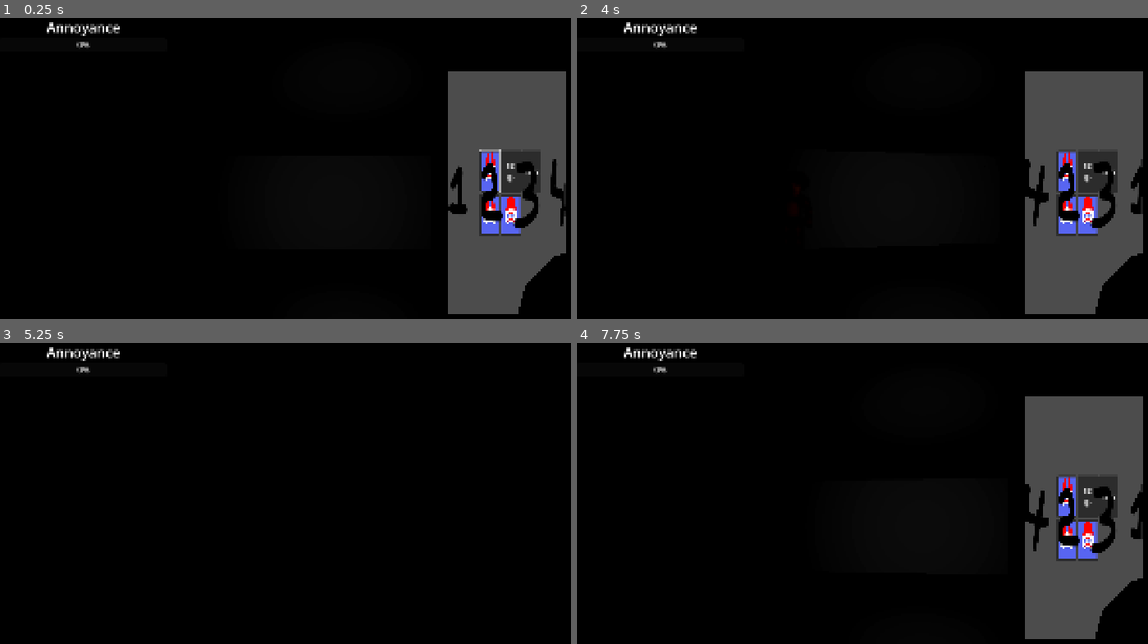
Above: before the commit, frames 1-4 (two rows, left to right).
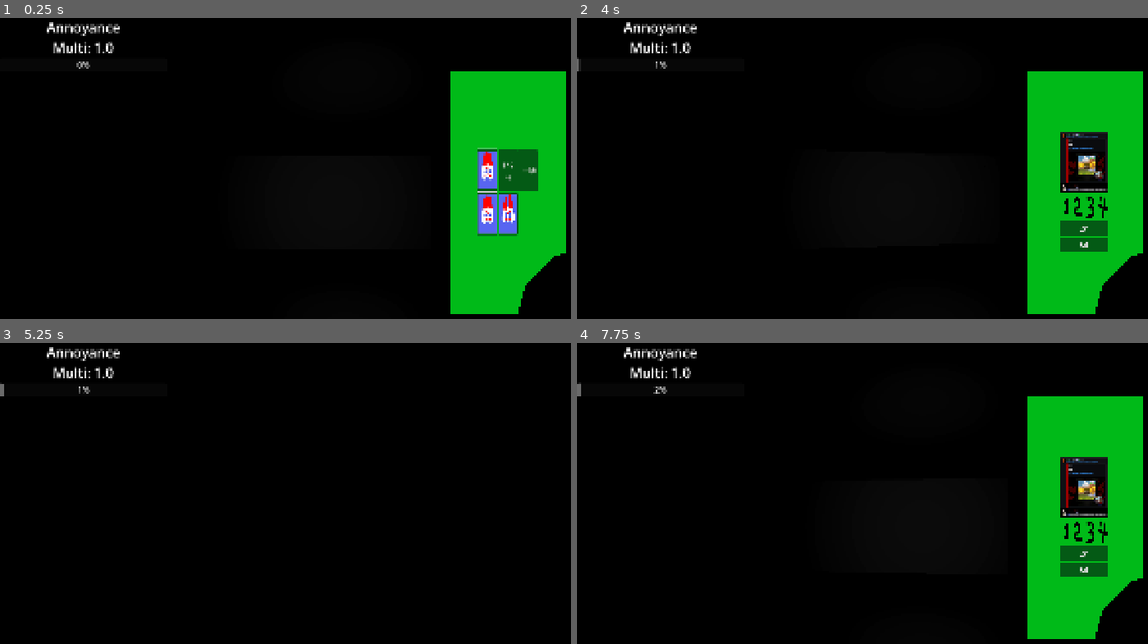
Above: after the commit, the same moments.

Repository: olinolinolinolin/f-n-a-k-five-nights-at-kecks
Game: Godot game, scene res://testhub1.tscn
Two runs of this game, one before a commit and one after it. Both use one fixed random seed, a clock stepped at 60 frames per second and the inputs below.
Inputs (mouse positions are in pixels of both pictures, inside the frame that each line leads up to):
- Up to frame 1 (0.25 s): no input
- Up to frame 2 (4 s): tap Enter (ui_accept) at 0.5, 0.77, 1.25, 1.52, 2, 2.75, 3.02, 3.5, 3.77 s; move the mouse to (942, 201) at 0.52 s; tap Q (hide) at 0.6, 3.8 s; click (942, 201) at 0.67 s; tap 1 (qte1) at 0.8, 1.35 s; move the mouse to (873, 204) at 1.27 s; click (873, 204) at 1.42 s; tap 2 (qte2) at 1.55, 2.1 s; move the mouse to (919, 195) at 2.02 s; click (919, 195) at 2.17 s; tap 3 (qte3) at 2.3, 2.85 s; move the mouse to (896, 207) at 2.77 s; click (896, 207) at 2.92 s; tap 4 (qte4) at 3.05, 3.6 s; move the mouse to (953, 207) at 3.52 s; click (953, 207) at 3.67 s
- Up to frame 3 (5.25 s): move the mouse to (279, 523) at 4.27 s; tap Q (hide) at 4.35 s; click (279, 523) at 4.42 s; tap Enter (ui_accept) at 4.52, 5 s; tap 1 (qte1) at 4.55 s; move the mouse to (336, 526) at 5.02 s; tap E (phone) at 5.1 s; click (336, 526) at 5.17 s
- Up to frame 4 (7.75 s): tap 2 (qte2) at 5.3, 6.6 s; move the mouse to (879, 520) at 5.77 s; tap 1 (qte1) at 5.85 s; click (879, 520) at 5.92 s; tap Enter (ui_accept) at 6.02, 6.77, 7.52 s; tap 3 (qte3) at 6.05, 7.35 s; move the mouse to (942, 526) at 6.52 s; click (942, 526) at 6.67 s; tap 4 (qte4) at 6.8 s; move the mouse to (873, 529) at 7.27 s; click (873, 529) at 7.42 s; tap Q (hide) at 7.55 s

The runs differ from the first frame. In frame 1, 15% of the frame differs, in the area x 9-100%, y 7-99%; in frame 2, 15%; in frame 3, 0.3%; in frame 4, 15%, in the area x 0-100%, y 7-99%.

Commit message:
EVEN MORE FUCKING PHONE UI FUCK FUCK FUCK
FUCK FUCK FUCK

Changed some structuring to make it
easier to design for later.

Diff:
--- a/phonescreen.tscn
+++ b/phonescreen.tscn
@@ -3,17 +3,25 @@
 [ext_resource type="Texture2D" uid="uid://b1ywwqcbwcp88" path="res://assets/sprites/evilcord.png" id="1_c7pon"]
 [ext_resource type="Script" uid="uid://culexwsjsns13" path="res://phoneui.gd" id="1_pgscc"]
 [ext_resource type="Texture2D" uid="uid://dx3wa7mes6xob" path="res://assets/sprites/test assets/1.png" id="3_bkcj5"]
+[ext_resource type="Texture2D" uid="uid://di6wu3cc7oy5h" path="res://assets/sprites/discordchat.png" id="3_c0vrj"]
 [ext_resource type="Texture2D" uid="uid://turkdfqufv6y" path="res://assets/sprites/test assets/2.png" id="4_c0vrj"]
 [ext_resource type="Texture2D" uid="uid://dfb3nb3il8k00" path="res://assets/sprites/test assets/3.png" id="5_jy02w"]
 [ext_resource type="Texture2D" uid="uid://cqmtu8lr7d7u3" path="res://assets/sprites/test assets/4.png" id="6_qxtta"]
 
 [node name="Control" type="Control" unique_id=1079393012]
 layout_mode = 3
-anchors_preset = 15
-anchor_right = 1.0
-anchor_bottom = 1.0
+anchors_preset = 8
+anchor_left = 0.5
+anchor_top = 0.5
+anchor_right = 0.5
+anchor_bottom = 0.5
+offset_left = -256.0
+offset_top = -256.0
+offset_right = 256.0
+offset_bottom = 256.0
 grow_horizontal = 2
 grow_vertical = 2
+pivot_offset = Vector2(256, 256)
 script = ExtResource("1_pgscc")
 
 [node name="ColorRect" type="ColorRect" parent="." unique_id=431560513]
@@ -76,79 +84,101 @@
 focus_neighbor_right = NodePath("../Button")
 icon = ExtResource("1_c7pon")
 
-[node name="GnomeButtons" type="HBoxContainer" parent="." unique_id=1493342502]
+[node name="VBoxContainer" type="VBoxContainer" parent="." unique_id=47579587]
 visible = false
-top_level = true
-custom_minimum_size = Vector2(200, 200)
-layout_mode = 0
-offset_left = 11.0
-offset_top = 334.0
-offset_right = 321.0
-offset_bottom = 534.0
-
-[node name="Back" type="Button" parent="GnomeButtons" unique_id=1318978197]
-z_index = 10
-y_sort_enabled = true
-layout_mode = 2
-theme_override_font_sizes/font_size = 50
-text = "Back"
-
-[node name="Scare Gnome" type="Button" parent="GnomeButtons" unique_id=2093452016]
-z_index = 10
-y_sort_enabled = true
-layout_mode = 2
-theme_override_font_sizes/font_size = 50
-text = "Scare
-Gnome"
-
-[node name="GnomeRingView" type="TextureRect" parent="." unique_id=738056034]
-visible = false
-layout_mode = 1
-anchors_preset = 15
-anchor_right = 1.0
-anchor_bottom = 1.0
-offset_left = 567.0
-offset_top = 334.0
-offset_right = -585.0
-offset_bottom = -314.0
-grow_horizontal = 2
-grow_vertical = 2
-
-[node name="QteVContainer" type="VBoxContainer" parent="." unique_id=1555622365]
 layout_mode = 1
 anchors_preset = 8
 anchor_left = 0.5
 anchor_top = 0.5
 anchor_right = 0.5
 anchor_bottom = 0.5
-offset_left = -306.0
-offset_top = -75.0
-offset_right = 306.0
-offset_bottom = 75.0
 grow_horizontal = 2
 grow_vertical = 2
 
+[node name="GnomeRingView" type="TextureRect" parent="VBoxContainer" unique_id=738056034]
+layout_mode = 2
+
+[node name="GnomeButtons" type="HBoxContainer" parent="VBoxContainer" unique_id=1493342502]
+top_level = true
+layout_mode = 2
+
+[node name="Back" type="Button" parent="VBoxContainer/GnomeButtons" unique_id=1318978197]
+z_index = 10
+y_sort_enabled = true
+layout_mode = 2
+text = "Back"
+
+[node name="Scare Gnome" type="Button" parent="VBoxContainer/GnomeButtons" unique_id=2093452016]
+z_index = 10
+y_sort_enabled = true
+layout_mode = 2
+text = "Scare
+Gnome"
+
+[node name="QteVContainer" type="VBoxContainer" parent="." unique_id=1555622365]
+visible = false
+layout_mode = 1
+anchors_preset = 8
+anchor_left = 0.5
+anchor_top = 0.5
+anchor_right = 0.5
+anchor_bottom = 0.5
+offset_left = -106.0
+offset_top = -91.0
+offset_right = 106.0
+offset_bottom = 91.0
+grow_horizontal = 2
+grow_vertical = 2
+pivot_offset = Vector2(351, 72)
+
+[node name="TextureRect" type="TextureRect" parent="QteVContainer" unique_id=975070946]
+custom_minimum_size = Vector2(128, 128)
+layout_mode = 2
+texture = ExtResource("3_c0vrj")
+expand_mode = 1
+
 [node name="QteHContainer" type="HBoxContainer" parent="QteVContainer" unique_id=644184991]
 layout_mode = 2
+alignment = 1
 
 [node name="QTERect1" type="TextureRect" parent="QteVContainer/QteHContainer" unique_id=1017101745]
+custom_minimum_size = Vector2(50, 50)
 layout_mode = 2
 texture = ExtResource("3_bkcj5")
+expand_mode = 1
 
 [node name="QTERect2" type="TextureRect" parent="QteVContainer/QteHContainer" unique_id=1899433710]
+custom_minimum_size = Vector2(50, 50)
 layout_mode = 2
 texture = ExtResource("4_c0vrj")
+expand_mode = 1
 
 [node name="QTERect3" type="TextureRect" parent="QteVContainer/QteHContainer" unique_id=1857151402]
+custom_minimum_size = Vector2(50, 50)
 layout_mode = 2
 texture = ExtResource("5_jy02w")
+expand_mode = 1
 
 [node name="QTERect4" type="TextureRect" parent="QteVContainer/QteHContainer" unique_id=680469161]
+custom_minimum_size = Vector2(50, 50)
 layout_mode = 2
 texture = ExtResource("6_qxtta")
+expand_mode = 1
+
+[node name="QteStartButton" type="Button" parent="QteVContainer" unique_id=640858710]
+layout_mode = 2
+focus_neighbor_bottom = NodePath("../QteBackButton")
+text = "Start"
+
+[node name="QteBackButton" type="Button" parent="QteVContainer" unique_id=856245175]
+layout_mode = 2
+focus_neighbor_top = NodePath("../QteStartButton")
+text = "Back"
 
 [connection signal="pressed" from="GridContainer/Button" to="." method="_on_button_pressed"]
 [connection signal="pressed" from="GridContainer/Button2" to="." method="_on_button_2_pressed"]
 [connection signal="pressed" from="GridContainer/Button3" to="." method="_on_button_3_pressed"]
-[connection signal="pressed" from="GnomeButtons/Back" to="." method="_on_back_pressed"]
-[connection signal="pressed" from="GnomeButtons/Scare Gnome" to="." method="_on_scare_gnome_pressed"]
+[connection signal="pressed" from="VBoxContainer/GnomeButtons/Back" to="." method="_on_back_pressed"]
+[connection signal="pressed" from="VBoxContainer/GnomeButtons/Scare Gnome" to="." method="_on_scare_gnome_pressed"]
+[connection signal="pressed" from="QteVContainer/QteStartButton" to="." method="_on_qte_start_button_pressed"]
+[connection signal="pressed" from="QteVContainer/QteBackButton" to="." method="_on_qte_back_button_pressed"]
--- a/phoneui.gd
+++ b/phoneui.gd
@@ -19,8 +19,10 @@
 	$GridContainer/Button.grab_focus()
 
 
+
+
 # Called every frame. 'delta' is the elapsed time since the previous frame.
-func _process(delta: float) -> void:
+func _input(event: InputEvent) -> void:
 	if qtebeingdone == true:
 		if Input.is_action_just_pressed("qte1"):
 			enteredqtesequence.append("1")
@@ -62,7 +64,9 @@
 			qtefail()
 
 func _on_button_pressed() -> void:
-	discordqtecheck()
+	$QteVContainer.show()
+	$GridContainer.hide()
+	$QteVContainer/QteStartButton.grab_focus()
 
 
 func _on_button_3_pressed() -> void:
@@ -98,16 +102,15 @@
 
 
 func _on_back_pressed() -> void:
-	$GnomeRingView.hide()
-	$GnomeButtons.hide()
+	$VBoxContainer.hide()
 	$GridContainer.show()
+	$GridContainer/Button.grab_focus()
 
 
 func _on_button_2_pressed() -> void:
 	$GridContainer.hide()
-	$GnomeButtons.show()
-	$GnomeRingView.show()
-	$GnomeButtons/Back.grab_focus()
+	$VBoxContainer.show()
+	$VBoxContainer/GnomeButtons/Back.grab_focus()
 
 
 func _on_scare_gnome_pressed() -> void:
@@ -137,7 +140,7 @@
 	qteprogresscheck = 0
 	print("you did it")
 	enteredqtesequence.clear()
-	qteresult.emit(1)
+	qteresult.emit(.3)
 
 
 func qtefail():
@@ -145,4 +148,14 @@
 	qteprogresscheck = 0
 	print("you fucked up")
 	enteredqtesequence.clear()
-	qteresult.emit(-1)
+	qteresult.emit(-.3)
+
+
+func _on_qte_back_button_pressed() -> void:
+	$QteVContainer.hide()
+	$GridContainer.show()
+	$GridContainer/Button.grab_focus()
+
+
+func _on_qte_start_button_pressed() -> void:
+	discordqtecheck()
--- a/scenes/enemies/keckbearFNAK1.tscn
+++ b/scenes/enemies/keckbearFNAK1.tscn
@@ -33,5 +33,6 @@
 stream = ExtResource("3_mjmd0")
 
 [node name="visibletime" type="Timer" parent="." unique_id=1226658766]
+one_shot = true
 
 [connection signal="timeout" from="visibletime" to="." method="_on_visibletime_timeout"]
--- a/testhub1.tscn
+++ b/testhub1.tscn
@@ -13,9 +13,6 @@
 height = 21.0
 radius = 2.0
 
-[sub_resource type="ViewportTexture" id="ViewportTexture_l2drd"]
-viewport_path = NodePath("Player/Player Camera/Phone/PhoneBody/PhoneScreen/SubViewport")
-
 [sub_resource type="ConcavePolygonShape3D" id="ConcavePolygonShape3D_iquic"]
 data = PackedVector3Array(0.5, -0.5, 0, -0.5, -0.5, 0, 0.5, 0.5, 0, -0.5, -0.5, 0, -0.5, 0.5, 0, 0.5, 0.5, 0)
 
@@ -46,8 +43,11 @@
 }
 point_count = 5
 
-[node name="Node3D" type="Node3D" unique_id=687863000]
+[node name="Node3D" type="Node3D" unique_id=687863000 node_paths=PackedStringArray("CompProgressBar", "PatienceTimer", "MultiLabel")]
 script = ExtResource("1_l4bsx")
+CompProgressBar = NodePath("Control/ComplaintProgressUI/ComplainProgresBar")
+PatienceTimer = NodePath("Patience")
+MultiLabel = NodePath("Control/ComplaintProgressUI/MultiLabel")
 
 [node name="Room1" type="CSGBox3D" parent="." unique_id=648013926]
 transform = Transform3D(1, 0, 0, 0, 1, 0, 0, 0, 1, 0.19995117, 0, 0)
@@ -102,10 +102,6 @@
 transform = Transform3D(1, 0, 0, 0, 1, 0, 0, 0, 1, 0.33771825, -0.529721, 0.10998821)
 radius = 0.32545885
 
-[node name="Sprite3D" type="Sprite3D" parent="Player/Player Camera/Phone" unique_id=445940984]
-transform = Transform3D(0.08790785, 0, 0, 0, 0.18719022, 0, 8.881784e-16, 0, 0.99999994, 0, 0, 0.0524745)
-texture = SubResource("ViewportTexture_l2drd")
-
 [node name="PhoneBody" type="StaticBody3D" parent="Player/Player Camera/Phone" unique_id=1840292616]
 transform = Transform3D(1, 0, 0, 0, 1, 0, 0, 0, 1, -3.8146973e-06, 0, 0.060123444)
 script = ExtResource("4_l2drd")
@@ -124,22 +120,18 @@
 physics_object_picking = true
 
 [node name="Phone Screen Texture" parent="Player/Player Camera/Phone/PhoneBody/PhoneScreen/SubViewport" unique_id=1918666695 instance=ExtResource("4_iquic")]
-offset_left = 390.0
-offset_top = 6.0
-offset_right = -366.0
-offset_bottom = -3.0
 focus_mode = 2
 
 [node name="Button" parent="Player/Player Camera/Phone/PhoneBody/PhoneScreen/SubViewport/Phone Screen Texture/GridContainer" parent_id_path=PackedInt32Array(1918666695, 1228841675) index="0" unique_id=362813103]
 focus_next = NodePath("../Button2")
 focus_behavior_recursive = 2
 
-[node name="Back" parent="Player/Player Camera/Phone/PhoneBody/PhoneScreen/SubViewport/Phone Screen Texture/GnomeButtons" parent_id_path=PackedInt32Array(1918666695, 1493342502) index="0" unique_id=1318978197]
+[node name="GnomeRingView" parent="Player/Player Camera/Phone/PhoneBody/PhoneScreen/SubViewport/Phone Screen Texture/VBoxContainer" parent_id_path=PackedInt32Array(1918666695, 47579587) index="0" unique_id=738056034]
+texture = SubResource("ViewportTexture_skcaj")
+
+[node name="Back" parent="Player/Player Camera/Phone/PhoneBody/PhoneScreen/SubViewport/Phone Screen Texture/VBoxContainer/GnomeButtons" parent_id_path=PackedInt32Array(1918666695, 1493342502) index="0" unique_id=1318978197]
 z_as_relative = false
 y_sort_enabled = false
-
-[node name="GnomeRingView" parent="Player/Player Camera/Phone/PhoneBody/PhoneScreen/SubViewport/Phone Screen Texture" index="3" unique_id=738056034]
-texture = SubResource("ViewportTexture_skcaj")
 
 [node name="WorldEnvironment" type="WorldEnvironment" parent="." unique_id=782115699]
 environment = SubResource("Environment_l4bsx")
@@ -164,20 +156,21 @@
 
 [node name="Keckbear" parent="." unique_id=376216375 instance=ExtResource("6_82okx")]
 transform = Transform3D(0.5, 0, 0, 0, 0.5, 0, 0, 0, 0.5, -1, -1, 1)
+attacktime1 = 15.0
+attacktime2 = 30.0
 
 [node name="Path3D" parent="Keckbear" index="0" unique_id=1077918954]
 curve = SubResource("Curve3D_82okx")
 
 [node name="PathFollow3D" parent="Keckbear/Path3D" index="0" unique_id=164052617]
-transform = Transform3D(-0.9541746, 0.0027542715, 0.2992238, 2.3282974e-10, 0.9998663, -0.009205024, -0.29923776, -0.0087825, -0.95413023, 45.136112, -0.2195282, -2.7548084)
+transform = Transform3D(-0.9541746, 0.0027542622, 0.2992238, 2.3282974e-10, 0.99986297, -0.009205024, -0.29923776, -0.008782471, -0.95413023, 45.136112, -0.2195282, -2.7548084)
 loop = false
-
-[node name="Sprite3D" parent="Keckbear/Path3D/PathFollow3D" index="0" unique_id=473914356]
-visible = true
 
 [node name="ShadowKeckbearFnak1" parent="." unique_id=1364804302 instance=ExtResource("7_5ht26")]
 transform = Transform3D(-2.9802322e-08, -4.656613e-10, -1, 9.313226e-10, 0.99999994, 4.656613e-10, 1, 1.8626451e-09, -5.9604645e-08, 18.568056, -1.1097641, -12.377404)
 spawnlocations = PackedVector3Array(2.568056, -1.1097641, 12.622596, 18.568056, -1.1097641, 6.622596, 18.568056, -1.1097641, -12.377404)
+attacktime1 = 25.0
+attacktime2 = 45.0
 
 [node name="DifferentSubviewport" type="SubViewport" parent="." unique_id=788115743]
 
@@ -206,9 +199,23 @@
 text = "Annoyance"
 horizontal_alignment = 1
 
+[node name="MultiLabel" type="Label" parent="Control/ComplaintProgressUI" unique_id=772937364]
+layout_mode = 2
+theme_override_font_sizes/font_size = 40
+text = "Multi"
+horizontal_alignment = 1
+
 [node name="ComplainProgresBar" type="ProgressBar" parent="Control/ComplaintProgressUI" unique_id=1474884735]
 layout_mode = 2
 theme_override_font_sizes/font_size = 25
+
+[node name="AnnoyTimer" type="Timer" parent="." unique_id=1360222031]
+wait_time = 0.5
+autostart = true
+
+[node name="Patience" type="Timer" parent="." unique_id=1940406895]
+wait_time = 10.0
+one_shot = true
 
 [connection signal="lightonshadow" from="." to="ShadowKeckbearFnak1" method="_on_node_3d_lightonshadow"]
 [connection signal="dead" from="Player" to="Keckbear" method="_on_player_dead"]
@@ -220,6 +227,8 @@
 [connection signal="LightOff" from="Player/Player Camera/Phone/PhoneBody/PhoneScreen/SubViewport/Phone Screen Texture" to="Player" method="_on_phone_screen_texture_light_off"]
 [connection signal="qteresult" from="Player/Player Camera/Phone/PhoneBody/PhoneScreen/SubViewport/Phone Screen Texture" to="." method="_on_phone_screen_texture_qteresult"]
 [connection signal="attackplayer" from="Keckbear" to="Player" method="_on_keckbear_attackplayer"]
+[connection signal="timeout" from="AnnoyTimer" to="." method="_on_annoy_timer_timeout"]
+[connection signal="timeout" from="Patience" to="." method="_on_patience_timeout"]
 
 [editable path="Player/Player Camera/Phone/PhoneBody/PhoneScreen/SubViewport/Phone Screen Texture"]
 [editable path="Keckbear"]
--- a/testhub_1.gd
+++ b/testhub_1.gd
@@ -1,9 +1,13 @@
 extends Node3D
 
 @onready var your_subviewport: SubViewport = $"Player/Player Camera/Phone/PhoneBody/PhoneScreen/SubViewport"
-
+@export var CompProgressBar : ProgressBar
+@export var PatienceTimer : Timer
+@export var MultiLabel : Label
 var annoyance = 0.0
-var annoyancemulti = 0
+var annoyancemulti = 1
+var annoyancepatience = 1.0
+var annoyancepatiencebool = false
 
 var checkpoint := int(SaveManager.get_value(&"playercheckpoint", 0))
 
@@ -23,7 +27,13 @@
 	if Input.is_action_just_pressed("ui_accept"):
 		checkpoint += 1
 		savecheckpoint()
+	CompProgressBar.value = annoyance
+	if annoyancepatiencebool == true:
+		annoyancemulti =  clamp(annoyancemulti -.05 * delta ,.5,1.75)
+	MultiLabel.text = "Multi" + ":" + " " + str(snapped(annoyancemulti,.01))
 
+	if annoyance >= 100.0:
+		print("you win")
 
 func _on_flash_light_area_body_entered(body: Node3D) -> void:
 	if body.is_in_group("Shadow") == true:
@@ -48,5 +58,17 @@
 
 
 func _on_phone_screen_texture_qteresult(result) -> void:
-	annoyancemulti = clamp(annoyancemulti + result,-3,3)
+	annoyancepatiencebool = false
+	annoyancemulti = clamp(annoyancemulti + result,.5,1.75)
 	print(annoyancemulti)
+	PatienceTimer.stop()
+	await get_tree().create_timer(15)
+	PatienceTimer.start()
+
+
+func _on_annoy_timer_timeout() -> void:
+	annoyance += .125 * annoyancemulti
+
+
+func _on_patience_timeout() -> void:
+	annoyancepatiencebool = true
Binary file added: assets/sprites/discordchat.png
Not shown, added: assets/sprites/discordchat.png.import
